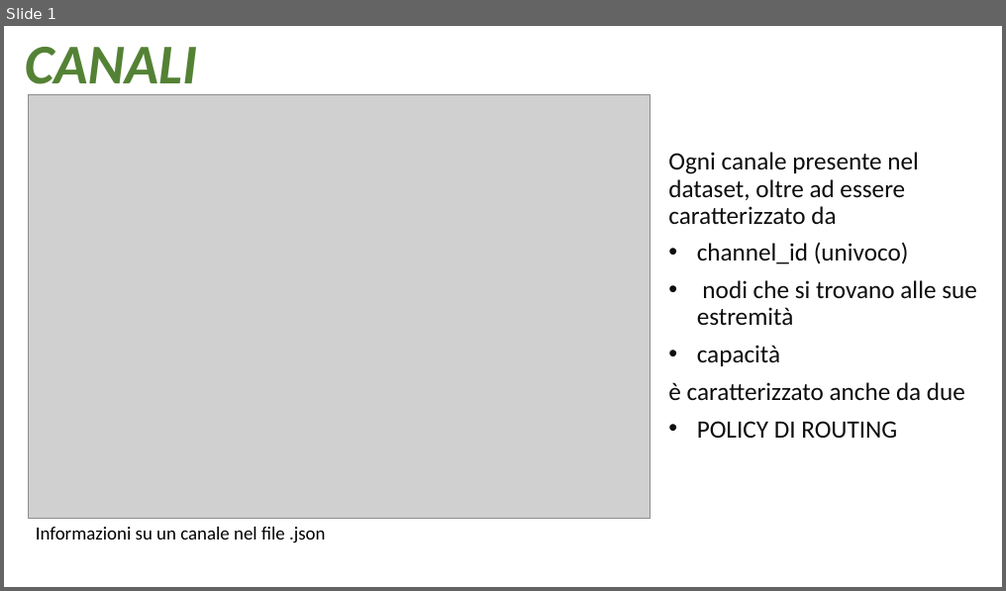
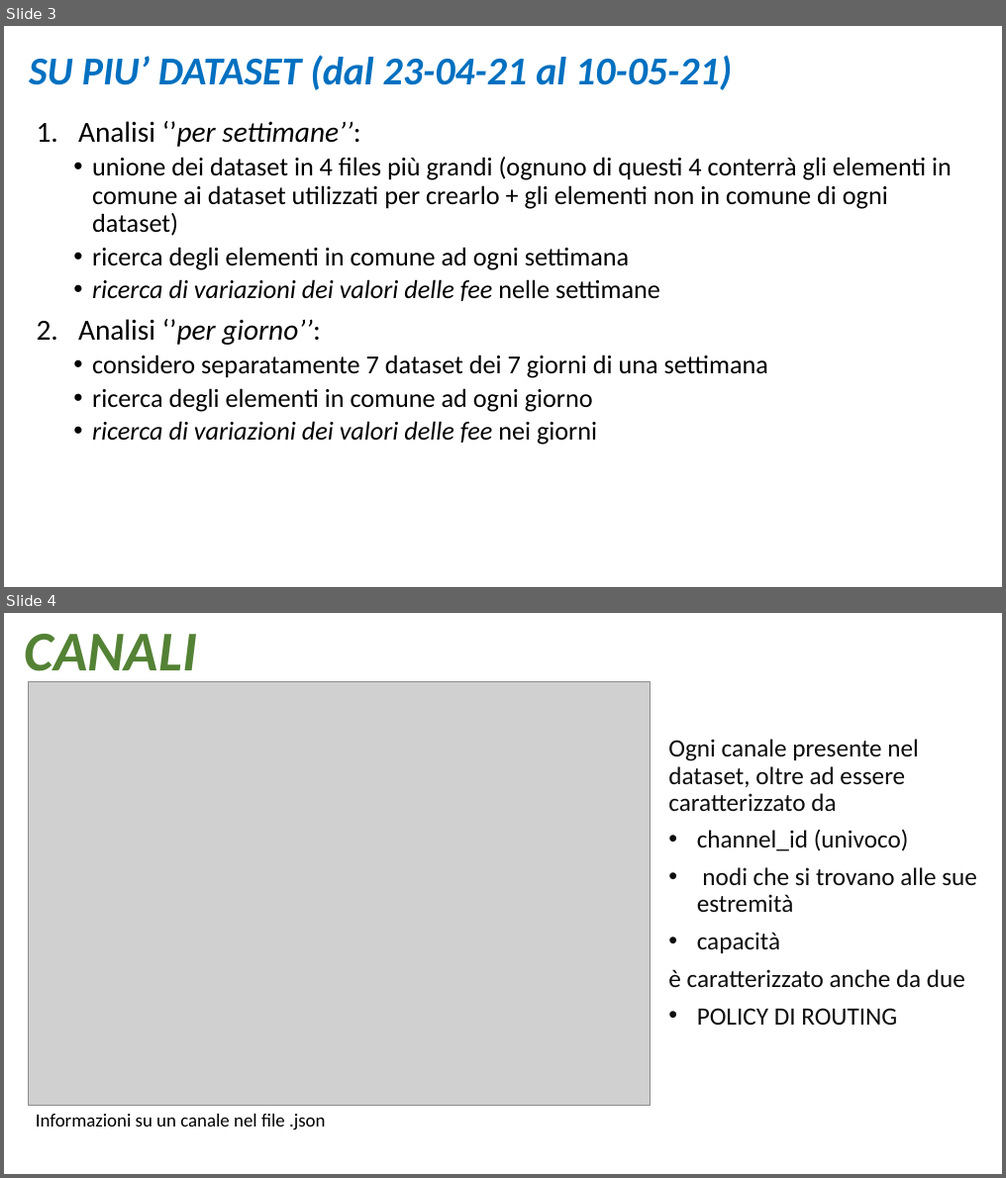
Before and after one commit to robertazucca/Tesi_Roberta, a slide deck: LN.pptx. Shown one above the other, each under a label of ours: slide 1 before the commit, slides 3 and 4 after it. The pictures are 1006x591 and 1006x1178 pixels, drawn with LibreOffice and Linux fonts; fonts in the diff are those of the drawing; grey boxes stand for pictures. Boxes give left, top, right and bottom in pixels: in the first picture for what was removed or moved away, otherwise in the second. Text is boxed around its words. In the diff, an @@ line names an element or a change of style, - is before the commit and + after.

```diff
--- a/LN.pptx
+++ b/LN.pptx
@@ slide 3 added at (x1=4, y1=26, x2=1002, y2=587), background #FFFFFF @@
@@ title added at (x1=29, y1=55, x2=732, y2=90), 38 pt, text #0070C0, bold, italic @@
+SU PIU’ DATASET (dal 23-04-21 al 10-05-21)
@@ text added at (x1=78, y1=121, x2=951, y2=445), 25 pt, text #000000 @@
+1. Analisi ‘’per settimane’’:
+  • unione dei dataset in 4 files più grandi (ognuno di questi 4 conterrà gli elementi in comune ai dataset utilizzati per crearlo + gli elementi non in comune di ogni dataset)
+  • ricerca degli elementi in comune ad ogni settimana
+  • ricerca di variazioni dei valori delle fee nelle settimane
+2. Analisi ‘’per giorno’’:
+  • considero separatamente 7 dataset dei 7 giorni di una settimana
+  • ricerca degli elementi in comune ad ogni giorno
+  • ricerca di variazioni dei valori delle fee nei giorni
@@ what was slide 1 is now slide 4 @@
```
Also in this commit, not shown: 1 slide changed, 4 other slides added, 2 other files.
